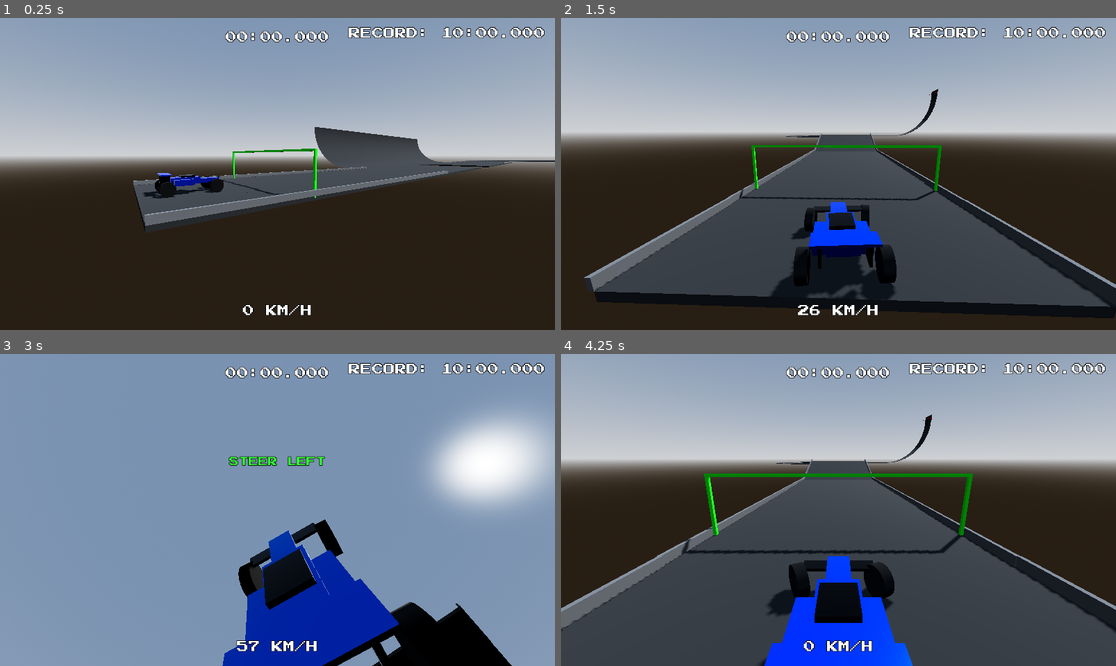
Above: before the commit, frames 1-4 (two rows, left to right).
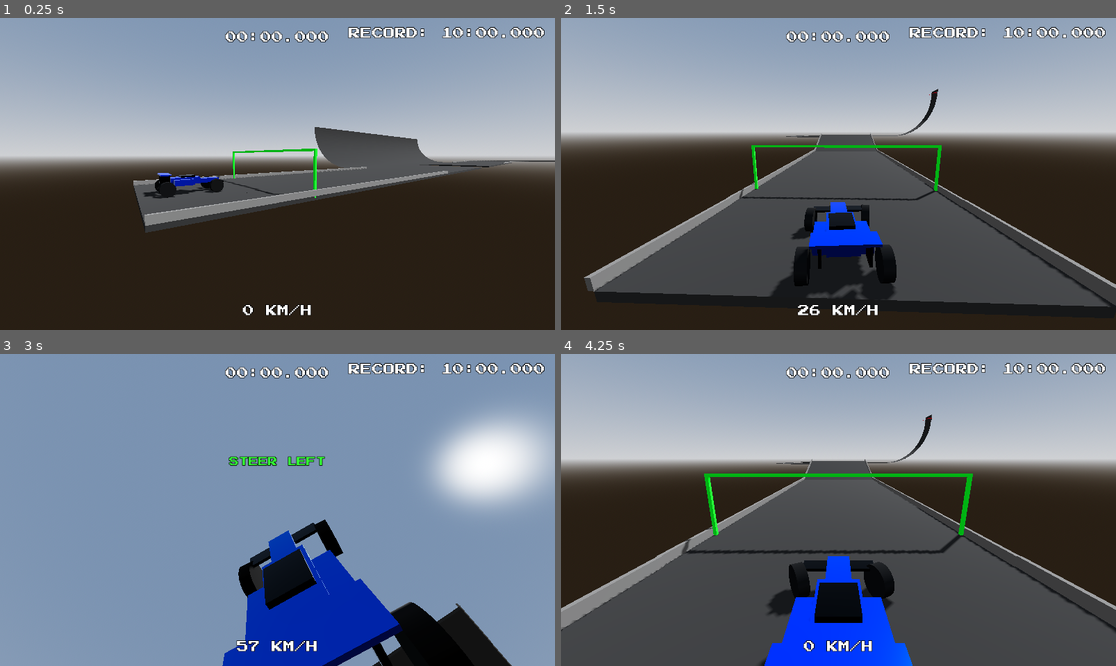
Above: after the commit, the same moments.

Repository: JosePedroDias/godot-trial-maniac
Game: Godot game, scene res://scenes/track1.tscn
Same seed, same stepped clock (60 frames per second), same inputs: the game is played once before the commit and once after it.
Inputs:
- Up to frame 1 (0.25 s): no input
- Up to frame 2 (1.5 s): hold Right (ui_right) 0.53-1.28 s; tap 2 (next_track) at 0.6 s; hold Down (ui_down) from 1.28 s (still down); tap 1 at 1.35 s
- Up to frame 3 (3 s): release Down (ui_down) at 2.03 s; hold Right (ui_right) 2.03-2.78 s; hold 3 2.03-2.78 s; hold Up (ui_up) from 2.78 s (still down); tap 4 at 2.85 s
- Up to frame 4 (4.25 s): release Up (ui_up) at 3.53 s; hold Left (ui_left) from 3.53 s (still down); hold 0 from 3.53 s (still down)

The runs differ from the first frame. In frame 1, 1.7% of the frame differs, in the area x 24-100%, y 41-67%; in frame 2, 3.2%; in frame 3, 0.4%; in frame 4, 4.0%, in the area x 0-100%, y 19-89%.

Commit message:
ambient light

Diff:
--- a/scenes/track1.tscn
+++ b/scenes/track1.tscn
@@ -22,7 +22,9 @@
 [sub_resource type="Environment" id="Environment_d3voq"]
 background_mode = 2
 sky = SubResource("Sky_tgmmc")
-ambient_light_source = 3
+ambient_light_source = 2
+ambient_light_color = Color(0.5, 0.5, 0.5, 1)
+ambient_light_energy = 2.0
 tonemap_mode = 3
 
 [node name="Track1" type="Node3D" unique_id=733251138]
--- a/scenes/track2.tscn
+++ b/scenes/track2.tscn
@@ -22,7 +22,9 @@
 [sub_resource type="Environment" id="Environment_d3voq"]
 background_mode = 2
 sky = SubResource("Sky_tgmmc")
-ambient_light_source = 3
+ambient_light_source = 2
+ambient_light_color = Color(0.5, 0.5, 0.5, 1)
+ambient_light_energy = 2.0
 tonemap_mode = 3
 
 [node name="Track1" type="Node3D" unique_id=733251138]
